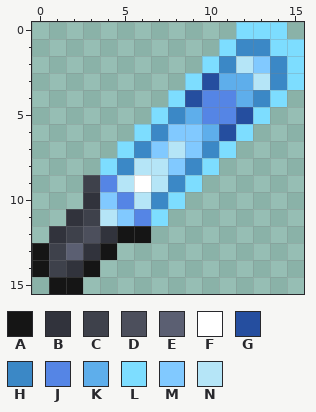
Pixel-art sprite: Content/Items/SupportStick.png. The first picture shows the starting point.
The file is 32x32 pixels, drawn in blocks of 2x2; one block is one cell here. Colours within 5 levels of each other are drawn and written as one.
Palette (. is transparent): A #151515  B #31333c  C #3e414b  D #4c4f5c  E #5b5f72  F #ffffff  G #254e9f  H #3b88c6  J #5585e5  K #5eaeeb  L #7dddff  M #81c9ff  N #b5e5f7
The same view after the edit:
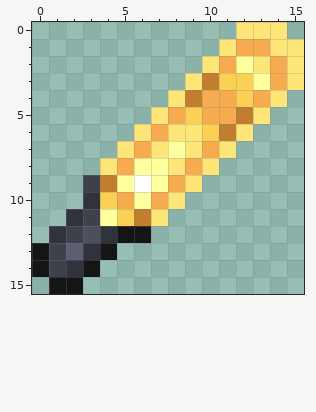
What changed:
Colour G changes from #254e9f to #c07e2e.
Colour H changes from #3b88c6 to #f7ab4f.
Colour K changes from #5eaeeb to #fad155.
Colour L changes from #7dddff to #fde577.
Colour N changes from #b5e5f7 to #feff9d.
The edit turns colour J into colour G in row 9 at x 4; in row 11 at x 6.
The edit turns colour J into colour H in rows 4 to 5 at x 10 to 11; in row 10 at x 5.
The edit turns colour M into colour K in row 10 at x 4; in row 11 at x 5.
The edit turns colour M into colour L in row 2 at x 13; in row 6 at x 8 to 9; in row 7 at x 7 and 9; in row 8 at x 8.
